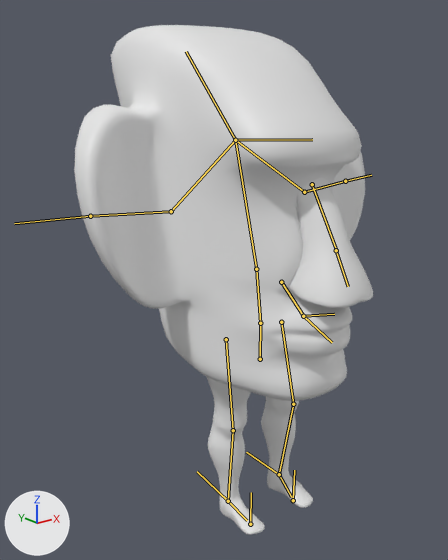
The Blender file RawFiles/Moai_Character_Model_rig.blend, before and after one commit.
One viewpoint serves both versions: a 50 mm lens placed at (-9.92, -10.91, 11.03), pointed at (-0.43, 0.96, 6.29). Lighting does not change. The marker at lower left points along +X, +Y and +Z. The bones that bend it are drawn over the model as lines.

Objects in the first picture: 'Head', 'LeftLeg', 'Nose', 'RightLeg'.
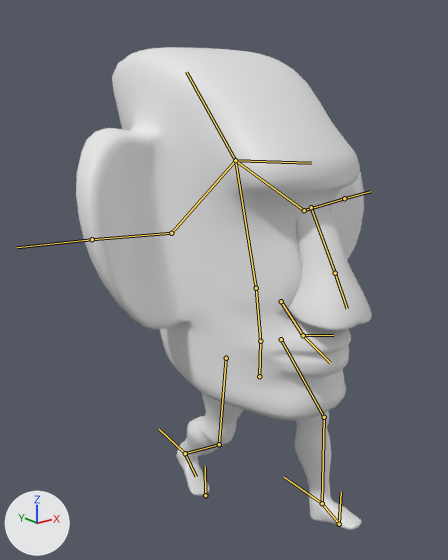
The newer file adds an action. The first version stands in its rest pose; the second is drawn at frame 0 of the action 'Walk.001'.

What differs and where, as boxes [x1, y1, x2, y2] in the pictures (448 x 560 px):
'Head', posed
    before: [74, 25, 365, 401]
    after: [76, 47, 364, 420]
'Nose', posed
    before: [288, 178, 373, 308]
    after: [288, 201, 372, 330]
'RightLeg', posed
    before: [206, 376, 265, 535]
    after: [176, 393, 244, 496]
'LeftLeg', posed
    before: [261, 397, 313, 508]
    after: [295, 411, 362, 530]
bone 'Spine', root to tip
    before: (260, 359) to (260, 323)
    after: (259, 376) to (260, 341)
bone 'LegIKLeft', root to tip
    before: (279, 474) to (246, 452)
    after: (322, 503) to (284, 477)
bone 'FootLeftIKUP', root to tip
    before: (293, 500) to (294, 470)
    after: (339, 524) to (341, 491)
bone 'LegIKRight', root to tip
    before: (228, 501) to (197, 471)
    after: (185, 453) to (159, 429)
bone 'FootRight.001', root to tip
    before: (250, 524) to (251, 492)
    after: (205, 495) to (205, 466)

What the commit changed:
Bone 'Spine' (bone_spine) moves from (0.0, 0.0, 0.0) to (0.0, -0.5, 0.0).
Bone 'LegIKLeft' (bone_legikleft) moves from (0.0, 0.0, 0.0) to (0.08, -1.65, -0.05).
Bone 'FootLeftIKUP' (bone_footleftikup) moves from (0.0, 0.0, 0.0) to (0.0, 0.25, 0.0).
Bone 'LegIKRight' (bone_legikright) moves from (0.0, 0.0, 0.0) to (-0.15, 1.99, 0.39).
Bone 'FootRight.001' (bone_footright_001) moves from (0.0, 0.0, 0.0) to (0.0, -0.74, 0.0).
